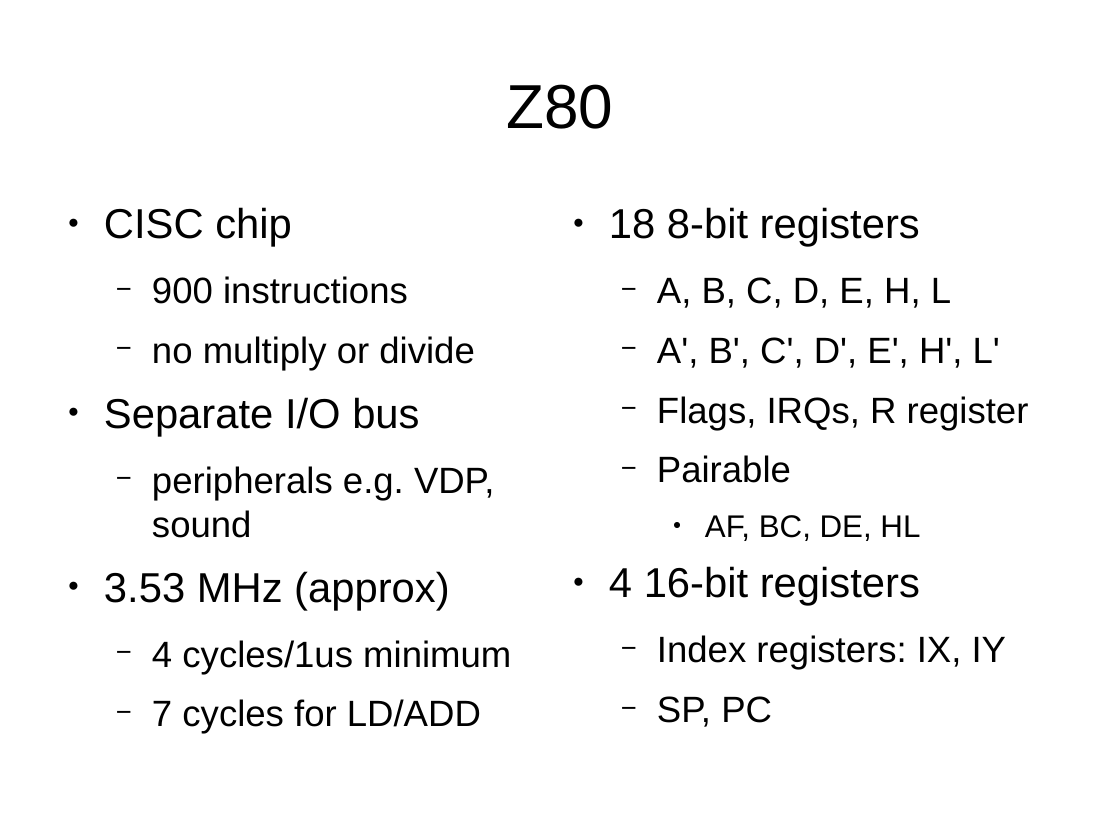
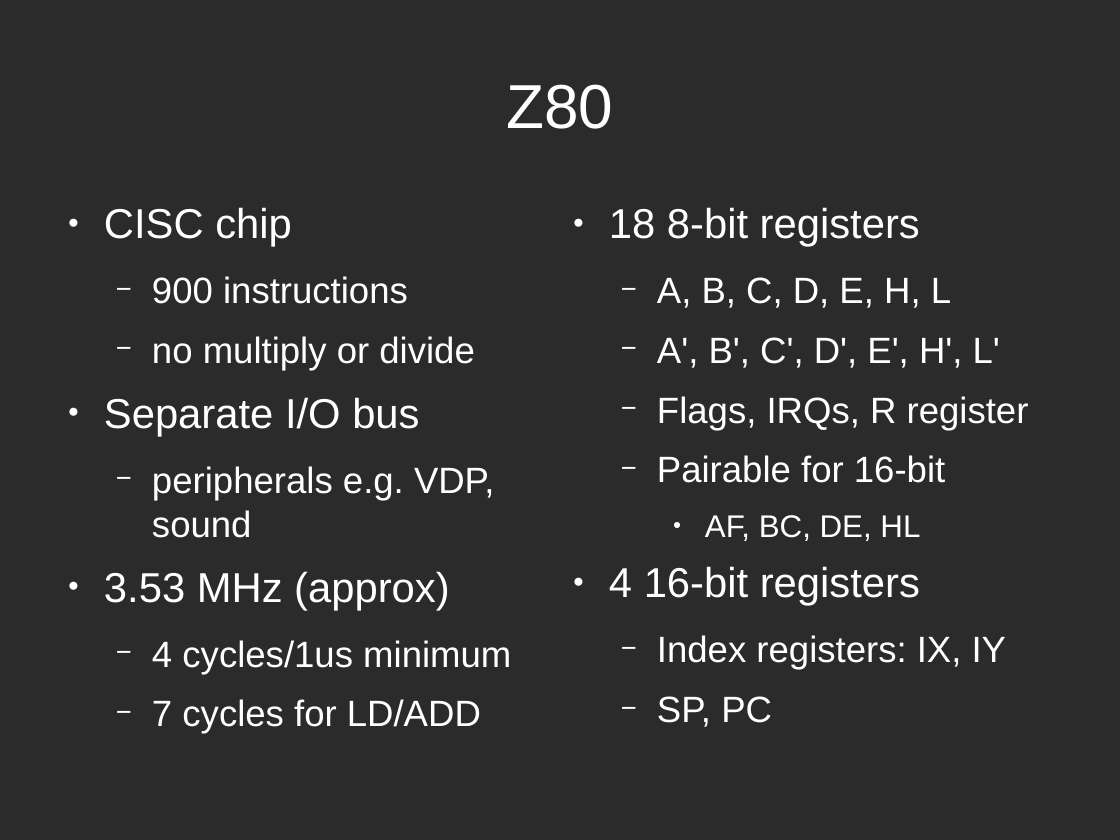
Before and after one commit to mattgodbolt/miracle-sms-emulator, a slide deck: slide 8 of emulating.odp. Drawn at 1120x840 pixels with LibreOffice and Linux fonts; fonts in the diff are those of the drawing; background and template pictures are left out; a plain dark background stands for a picture behind light text. Boxes give left, top, right and bottom in pixels: in the first picture for what was removed or moved away, otherwise in the second. Text is boxed around its words. In the diff, an @@ line names an element or a change of style, - is before the commit and + after.

```diff
--- a/emulating.odp
+++ b/emulating.odp
@@ background #FFFFFF to picture (left out) @@
@@ title "Z80" at (506,84,613,129): text colour #000000 to #FFFFFF @@
@@ text "CISC chip" at (104,207,511,734): text colour #000000 to #FFFFFF; bullet colour #000000 to #FFFFFF @@
@@ text at (609,207,1029,669): text colour #000000 to #FFFFFF in "18 8-bit registers", "A, B, C, D, E, H, L", "A', B', C', D', E', H', L'", "Flags, IRQs, R register" and 4 more places; bullet colour #000000 to #FFFFFF @@
@@ text at (657,455,945,483): text changed; text colour #000000 to #FFFFFF @@
-  − Pairable
+  − Pairable for 16-bit
```
Also in this commit, not shown: 35 other slides changed, 2 slides removed, 2 other files.
